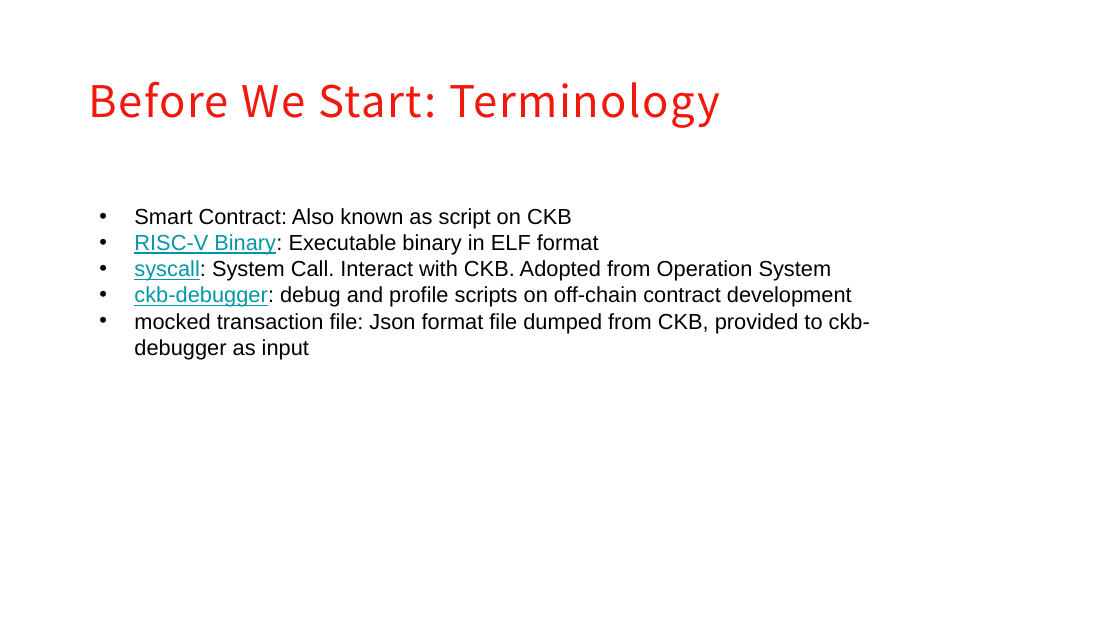
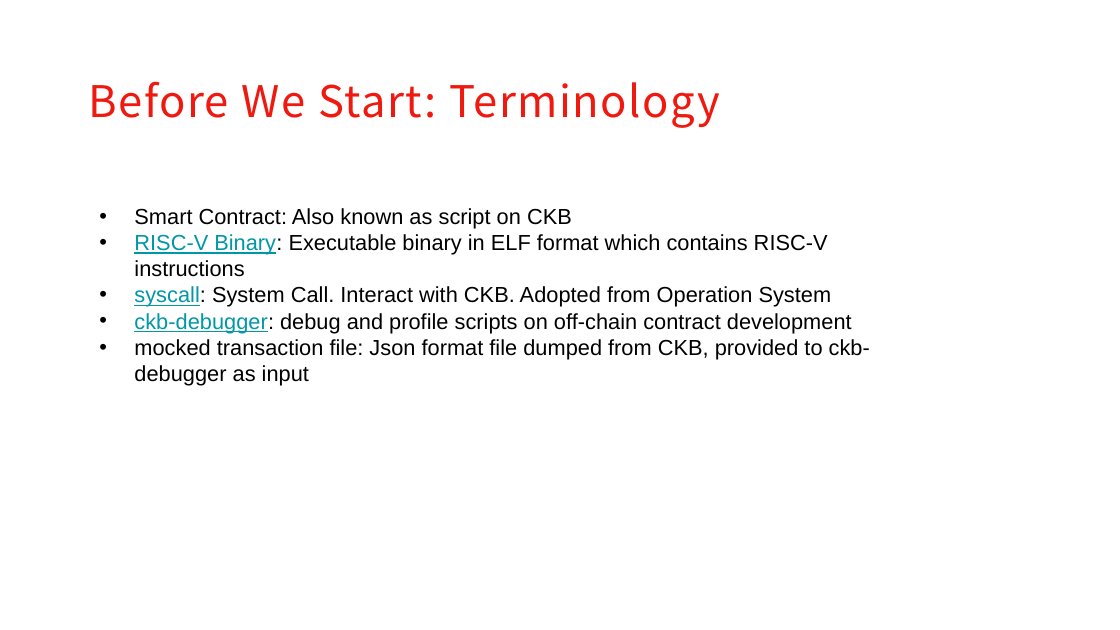
Before and after one commit to XuJiandong/ckb-debugger-playground, a slide deck: slide 2 of slides/presentation.pptx. Drawn at 1120x630 pixels with LibreOffice and Linux fonts; fonts in the diff are those of the drawing; background and template pictures are left out. Boxes give left, top, right and bottom in pixels: in the first picture for what was removed or moved away, otherwise in the second. Text is boxed around its words. In the diff, an @@ line names an element or a change of style, - is before the commit and + after.

```diff
--- a/slides/presentation.pptx
+++ b/slides/presentation.pptx
@@ text at [134,234,828,277]: text changed @@
-• RISC-V Binary: Executable binary in ELF format
+• RISC-V Binary: Executable binary in ELF format which contains RISC-V instructions
```
Also in this commit, not shown: 3 other slides changed, 7 slides added, 1 slide removed, 2 other files.
